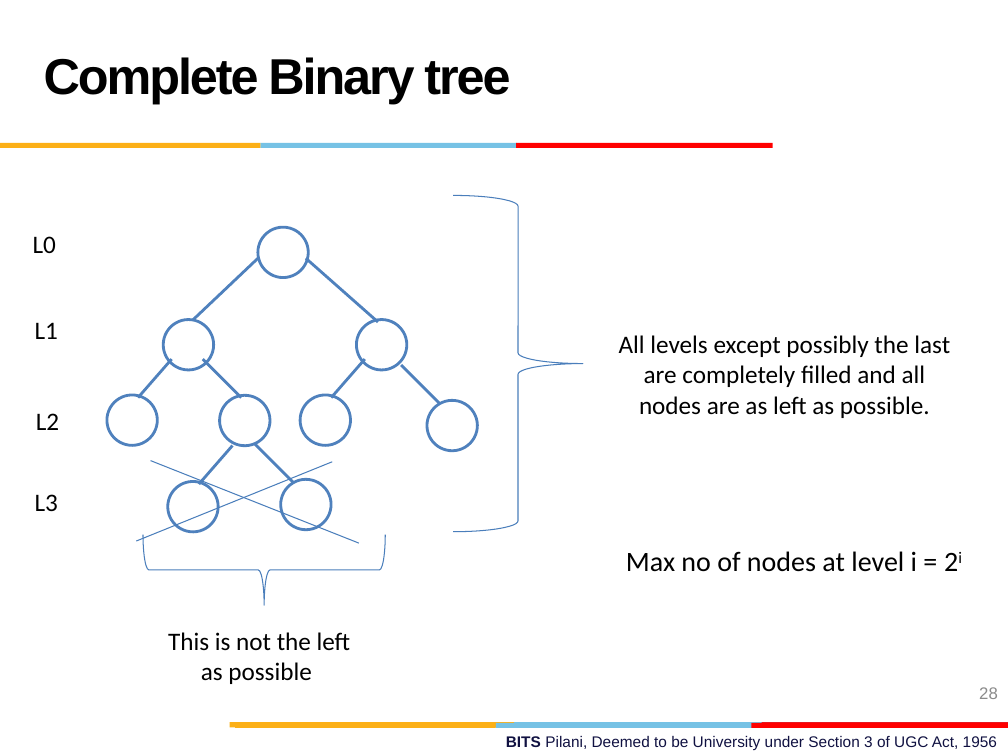
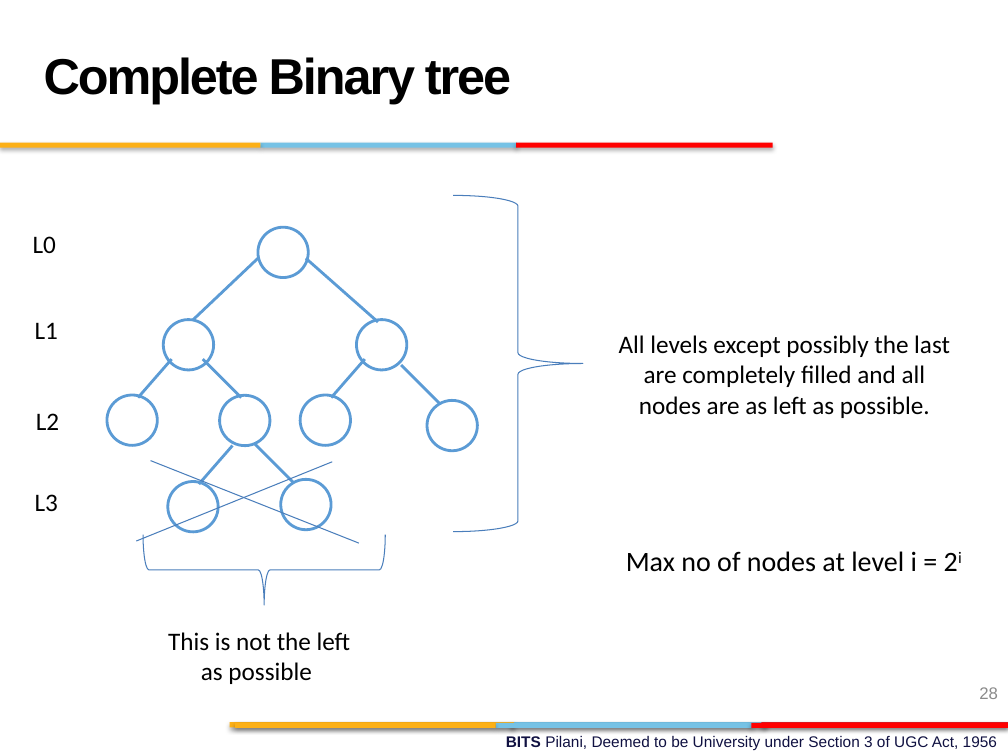
Before and after one commit to ElisonSherton/MTech_DSE, a slide deck: slide 28 of Sem1/DSAD/lecture_slides/DSAD_Session4.pptx. Drawn at 1008x756 pixels with LibreOffice and Linux fonts; fonts in the diff are those of the drawing; background and template pictures are left out. Boxes give left, top, right and bottom in pixels: in the first picture for what was removed or moved away, otherwise in the second. Text is boxed around its words. In the diff, an @@ line names an element or a change of style, - is before the commit and + after.

```diff
--- a/Sem1/DSAD/lecture_slides/DSAD_Session4.pptx
+++ b/Sem1/DSAD/lecture_slides/DSAD_Session4.pptx
@@ text "Complete Binary tree" at <box>44,57,511,104</box>: indent changed @@
@@ right brace at <box>454,196,584,532</box>: outline #4B7EBC 0.75 pt to #4A7EBB 0.75 pt; proportions changed @@
@@ line (191, 322) - (258, 258): stroke #4F81BD 2 pt to #5B9BD5 2 pt @@
@@ line (378, 322) - (305, 258): stroke #4F81BD 2 pt to #5B9BD5 2 pt @@
@@ line (138, 397) - (171, 359): stroke #4F81BD 2 pt to #5B9BD5 2 pt @@
@@ line (241, 397) - (203, 359): stroke #4F81BD 2 pt to #5B9BD5 2 pt @@
@@ line (332, 397) - (365, 359): stroke #4F81BD 2 pt to #5B9BD5 2 pt @@
@@ line (439, 403) - (401, 365): stroke #4F81BD 2 pt to #5B9BD5 2 pt @@
@@ line (199, 484) - (233, 446): stroke #4F81BD 2 pt to #5B9BD5 2 pt @@
@@ line (293, 483) - (255, 444): stroke #4F81BD 2 pt to #5B9BD5 2 pt @@
@@ line (333, 462) - (136, 541): stroke #4B7EBC 0.75 pt to #4A7EBB 0.75 pt @@
@@ line (150, 461) - (359, 543): stroke #4B7EBC 0.75 pt to #4A7EBB 0.75 pt @@
@@ outline #4F81BD 2 pt to #5B9BD5 2 pt in 9 elements at <box>357,320,407,370</box>, <box>291,386,360,455</box>, <box>258,227,308,277</box>, <box>163,320,214,370</box>, <box>216,392,274,449</box>, <box>97,386,167,455</box>, <box>418,391,487,460</box>, <box>158,472,227,542</box>, <box>271,470,340,540</box> @@
@@ right brace at <box>143,534,385,605</box>: outline #4B7EBC 0.75 pt to #4A7EBB 0.75 pt; proportions changed @@
@@ shadow on in 9 elements at <box>510,722,767,727</box>, <box>230,722,514,727</box>, <box>496,723,753,728</box>, <box>235,723,495,728</box>, <box>751,723,1008,728</box>, <box>260,143,517,148</box>, <box>0,143,260,148</box>, <box>516,143,773,148</box>, <box>761,722,1007,727</box> @@
```
Also in this commit, not shown: 45 other slides changed, 4 slides added, 4 slides removed, 33 other files.
